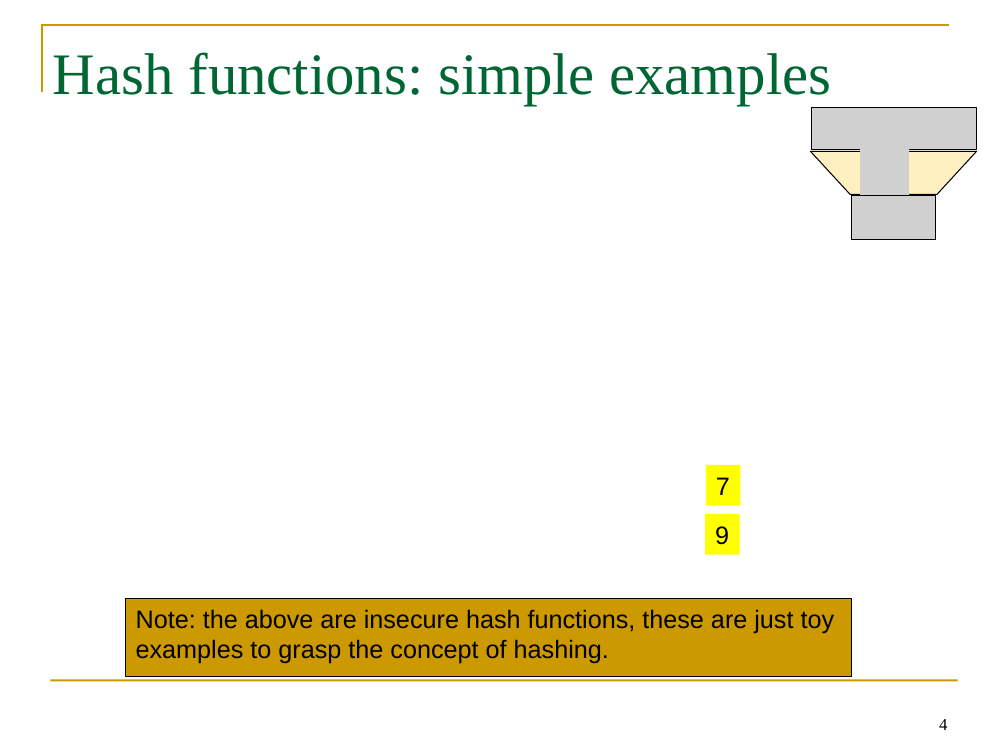
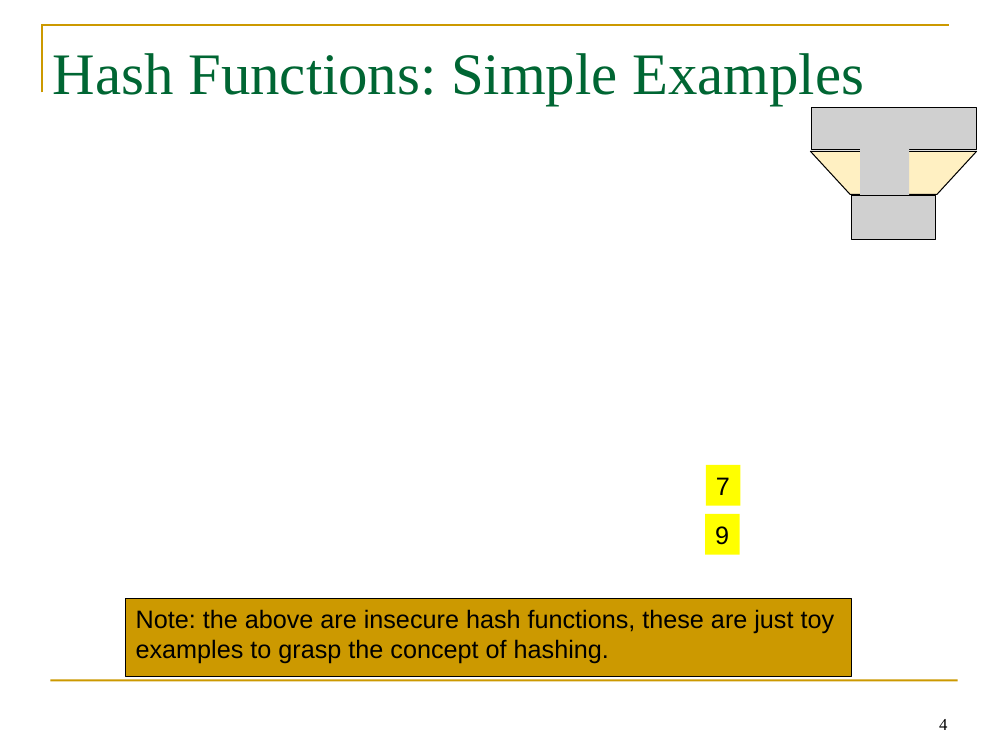
Before and after one commit to GhadaAlmashaqbeh/GhadaAlmashaqbeh.github.io, a slide deck: slide 4 of courses/cse3400-f2026/lecture6.pptx. Drawn at 1008x756 pixels with LibreOffice and Linux fonts; fonts in the diff are those of the drawing; grey boxes stand for pictures. Boxes give left, top, right and bottom in pixels: in the first picture for what was removed or moved away, otherwise in the second. Text is boxed around its words. In the diff, an @@ line names an element or a change of style, - is before the commit and + after.

```diff
--- a/courses/cse3400-f2026/lecture6.pptx
+++ b/courses/cse3400-f2026/lecture6.pptx
@@ title at <box>53,53,864,105</box>: text changed @@
-Hash functions: simple examples
+Hash Functions: Simple Examples
```
Also in this commit, not shown: 9 other slides changed, 1 slide added, 1 slide removed, 11 other files.
